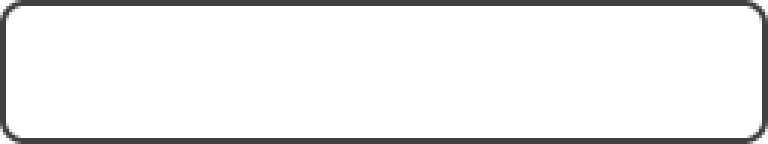
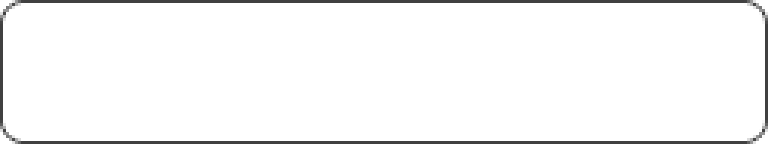
Two versions of the same layered image (768x144). Layer-by-layer changes:
added layer "Highlight" above "SectionOpened" over [3, 3, 765, 141]
hid "Song" over [3, 3, 765, 141]
